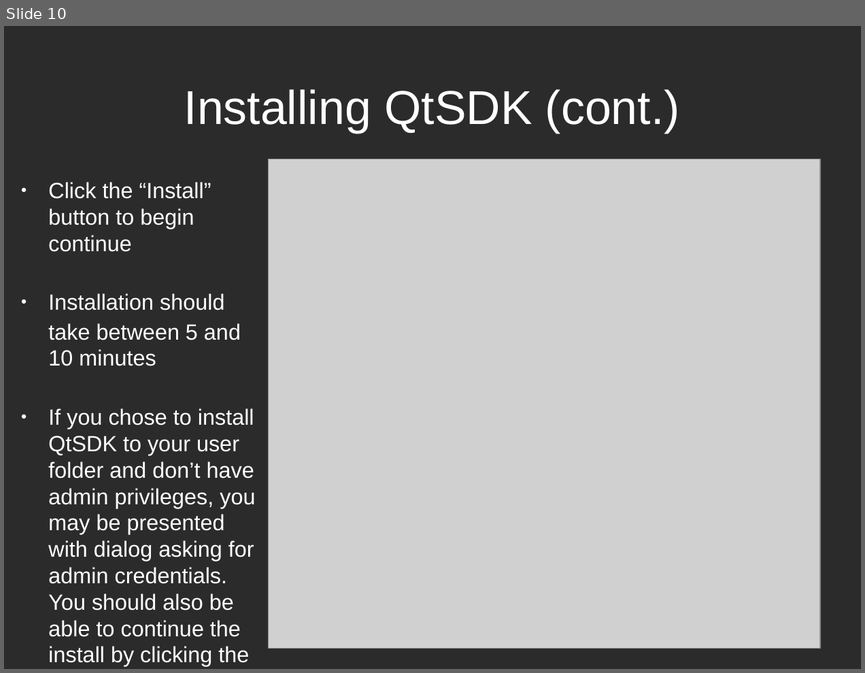
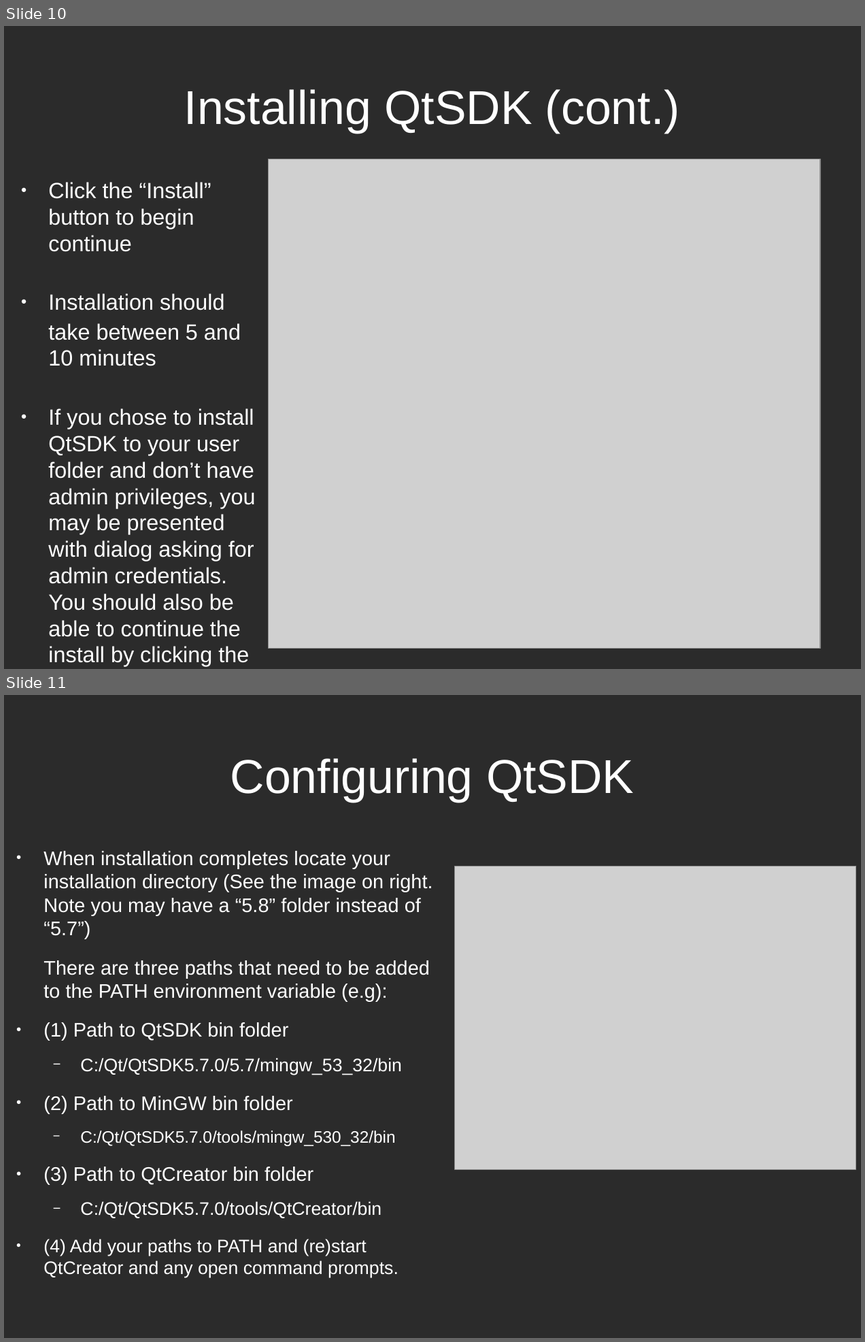
Before and after one commit to cbtek/RStats2017, a slide deck: submission/rstats_help/rstats_development.odp. Shown one above the other, each under a label of ours: slide 10 before the commit, slides 10 and 11 after it. The pictures are 865x673 and 865x1342 pixels, drawn with LibreOffice and Linux fonts; fonts in the diff are those of the drawing; grey boxes stand for pictures; background and template pictures are left out; a plain dark background stands for a picture behind light text. Boxes give left, top, right and bottom in pixels: in the first picture for what was removed or moved away, otherwise in the second. Text is boxed around its words. In the diff, an @@ line names an element or a change of style, - is before the commit and + after.

```diff
--- a/submission/rstats_help/rstats_development.odp
+++ b/submission/rstats_help/rstats_development.odp
@@ slide 11 added at (4,695,861,1338), background picture (left out) @@
@@ title added at (230,758,634,802), 44 pt, text #FFFFFF @@
+Configuring QtSDK
@@ text added at (43,851,432,1277), 18.2 pt, text #FFFFFF @@
+● When installation completes locate your installation directory (See the image on right. Note you may have a “5.8” folder instead of “5.7”)
+There are three paths that need to be added to the PATH environment variable (e.g):
+● (1) Path to QtSDK bin folder
+  − C:/Qt/QtSDK5.7.0/5.7/mingw_53_32/bin
+● (2) Path to MinGW bin folder
+  − C:/Qt/QtSDK5.7.0/tools/mingw_530_32/bin
+● (3) Path to QtCreator bin folder
+  − C:/Qt/QtSDK5.7.0/tools/QtCreator/bin
+● (4) Add your paths to PATH and (re)start QtCreator and any open command prompts.
@@ picture added at (455,866,856,1169) @@
```
Also in this commit, not shown: 2 slides changed, 10 other slides added, 16 other files.
